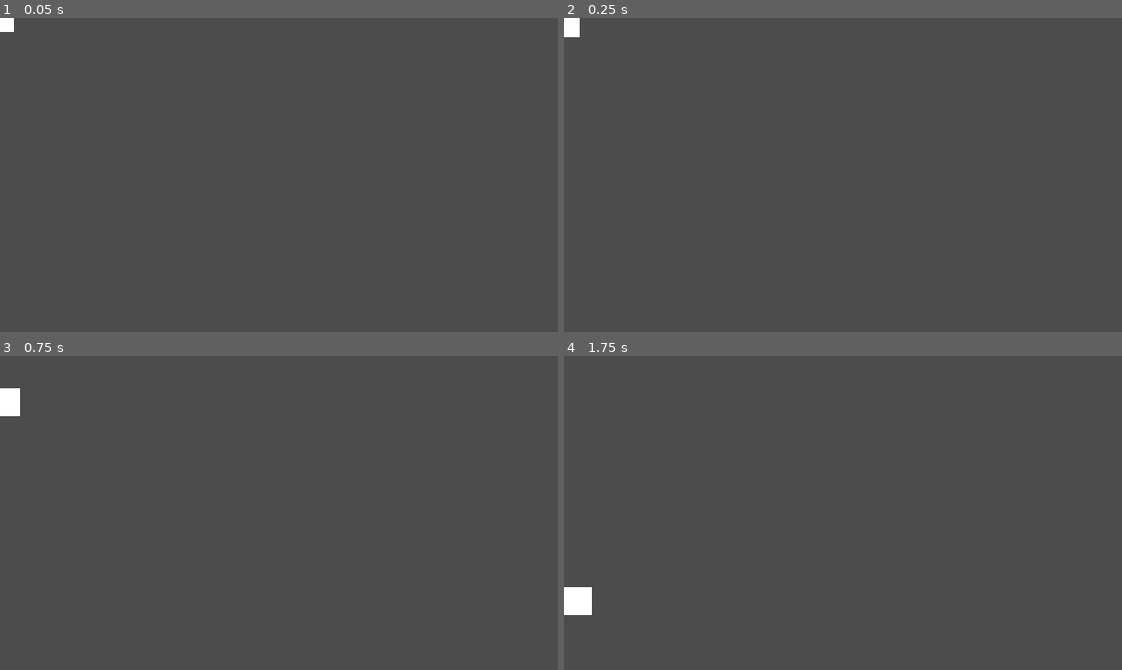
Above: before the commit, frames 1-4 (two rows, left to right).
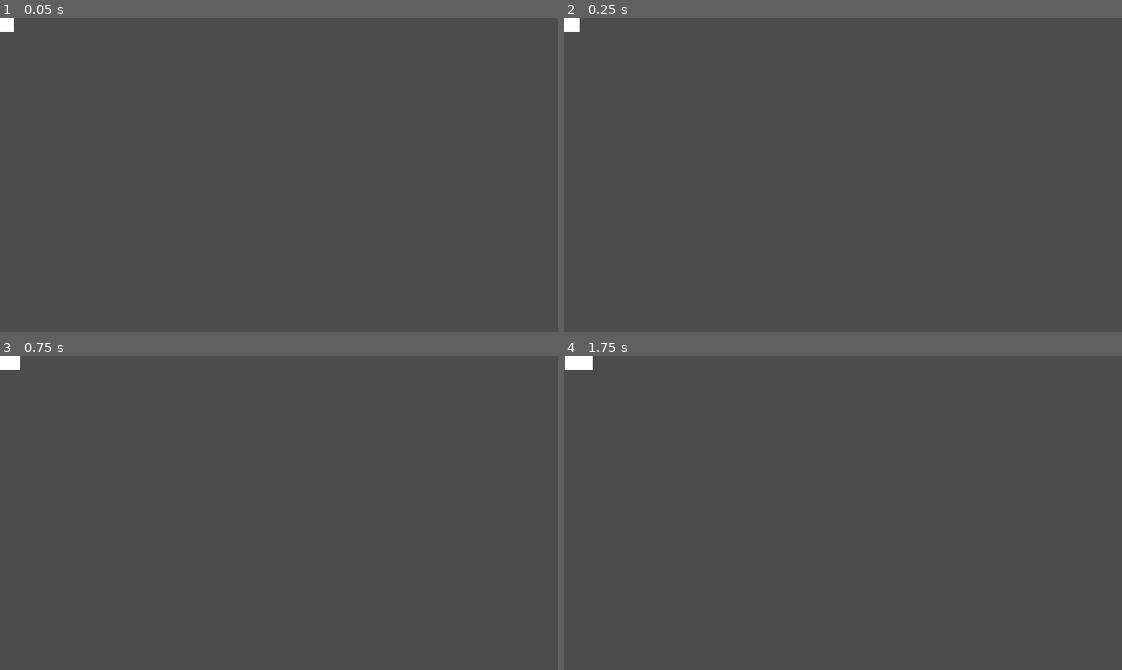
Above: after the commit, the same moments.

Repository: DuncanSparks/GGJ2020
Game: Godot game, scene res://Prefabs/Bullet.tscn
Same seed, same stepped clock (60 frames per second), same inputs: the game is played once before the commit and once after it. This scene is started directly instead of the project's main scene.
Inputs:
- Up to frame 1 (0.05 s): no input
- Up to frame 2 (0.25 s): no input
- Up to frame 3 (0.75 s): hold D (move_right) from 0.53 s (still down)
- Up to frame 4 (1.75 s): release D (move_right) at 1.28 s; hold S (move_down) from 1.28 s (still down)

Frame 1 is identical in both runs. In frame 2, less than 0.1% of the frame differs, in the area x 0-3%, y 4-7%; in frame 3, 0.5%; in frame 4, 0.7%, in the area x 0-6%, y 0-83%.

Commit message:
Bullet stuff
Bullet has less friction, has an animation

Diff:
--- a/Prefabs/Bullet.tscn
+++ b/Prefabs/Bullet.tscn
@@ -1,15 +1,29 @@
-[gd_scene load_steps=4 format=2]
+[gd_scene load_steps=5 format=2]
 
 [ext_resource path="res://Scripts/Bullet.gd" type="Script" id=1]
 [ext_resource path="res://Sprites/temp.png" type="Texture" id=2]
 
 [sub_resource type="CircleShape2D" id=1]
 
+[sub_resource type="SpriteFrames" id=2]
+animations = [ {
+"frames": [ ExtResource( 2 ), ExtResource( 2 ) ],
+"loop": true,
+"name": "die",
+"speed": 1.0
+} ]
+
 [node name="RigidBody2D" type="RigidBody2D"]
+mass = 0.00102041
+gravity_scale = 0.0
+linear_damp = 0.0
+angular_damp = 0.0
 script = ExtResource( 1 )
 
 [node name="CollisionShape2D" type="CollisionShape2D" parent="."]
 shape = SubResource( 1 )
 
-[node name="Sprite" type="Sprite" parent="."]
-texture = ExtResource( 2 )
+[node name="AnimatedSprite" type="AnimatedSprite" parent="."]
+frames = SubResource( 2 )
+animation = "die"
+[connection signal="animation_finished" from="AnimatedSprite" to="." method="_animation_finished"]
--- a/Scripts/Bullet.gd
+++ b/Scripts/Bullet.gd
@@ -10,3 +10,12 @@
 func damage(body):
 	if body.is_in_group("enemy"):
 		body.health -= damage
+
+func collide(body):
+	damage(body)
+	get_node('AnimatedSprite').play('die')
+
+
+func _animation_finished(animation):
+	if animation == 'die':
+		queue_free()
